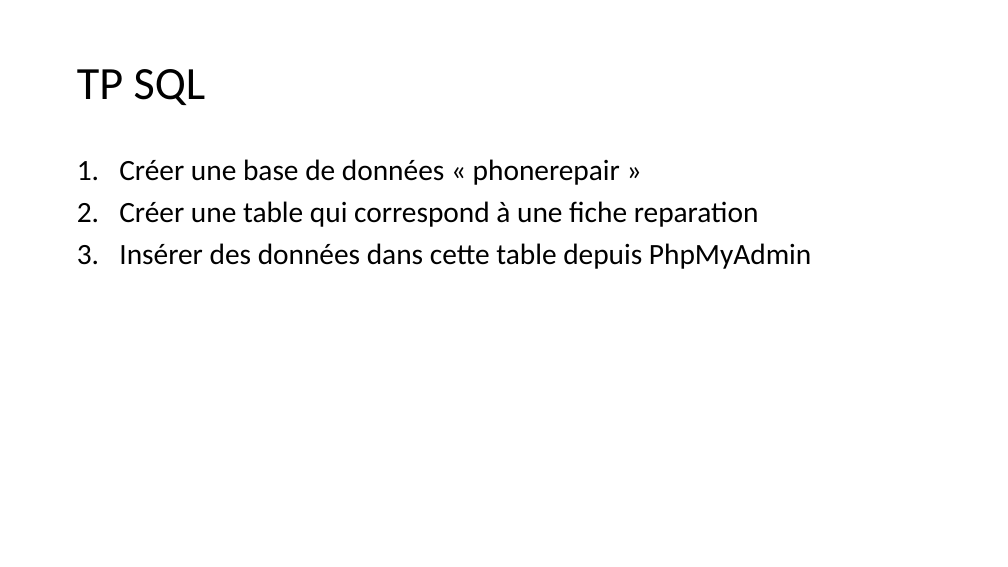
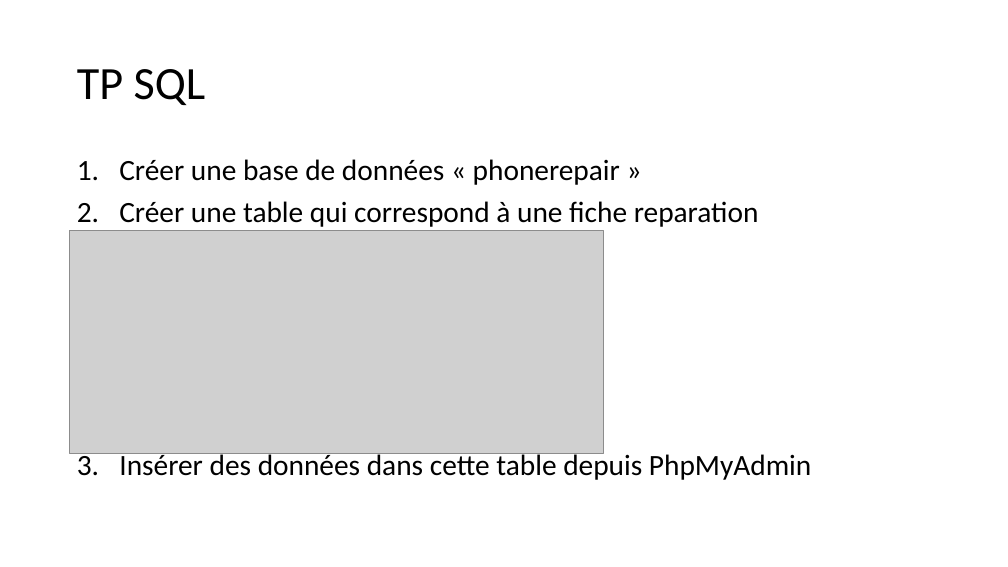
Before and after one commit to ronnykwon/TutoCNAM, a slide deck: slide 25 of Document/Explication.pptx (slide 21 before the commit). Drawn at 1008x567 pixels with LibreOffice and Linux fonts; fonts in the diff are those of the drawing; grey boxes stand for pictures. Boxes give left, top, right and bottom in pixels: in the first picture for what was removed or moved away, otherwise in the second. Text is boxed around its words. In the diff, an @@ line names an element or a change of style, - is before the commit and + after.

```diff
--- a/Document/Explication.pptx
+++ b/Document/Explication.pptx
@@ text "Créer une base de données ..." rewrapped from (x1=119, y1=159, x2=811, y2=269) to (x1=119, y1=159, x2=811, y2=480) @@
@@ picture added at (x1=70, y1=231, x2=603, y2=454) @@
```
Also in this commit, not shown: 7 other slides changed, 10 slides added, 2 slides removed, 16 other files.
